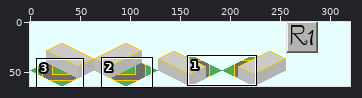
Sprite sheet: source/png/Simple_Station_Road-1.png. Above, an overview of the earlier version with the close-up marked.
Close-up. Before:
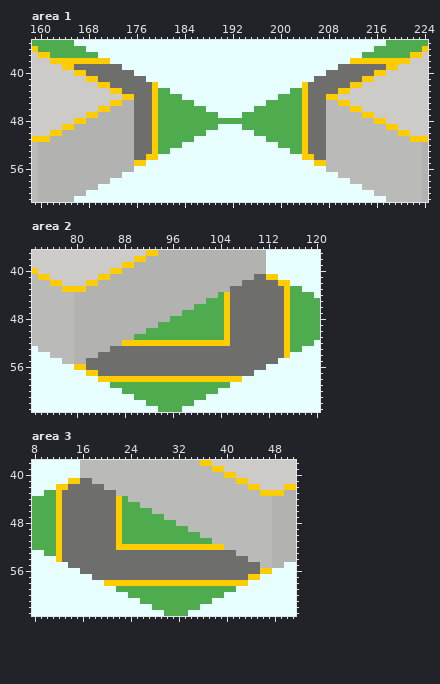
The file is 320x64 pixels. Colours within 5 levels of each other are drawn and written as one. Shown: area 1: x 159..224, y 35..61; area 2: x 73..120, y 37..63; area 3: x 8..51, y 38..63.
New version:
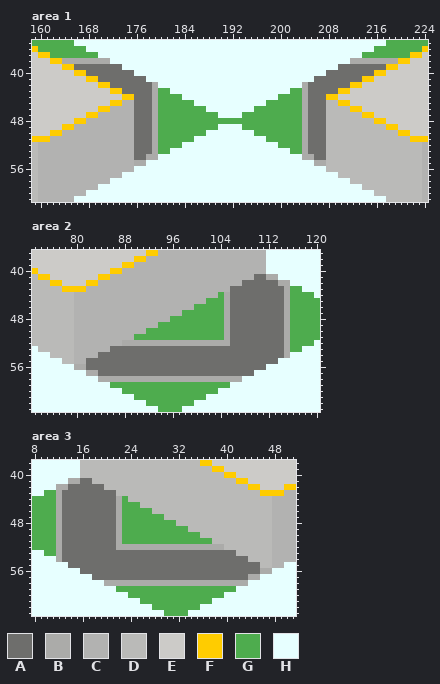
Palette (. is transparent): A #6e6e6c  B #ababa9  C #b2b2b1  D #babab8  E #cccbc8  F #ffcc00  G #4eac4e  H #e7ffff
Edits made:
Area 1:
The author changed colour F to colour B in row 38 at x 164 to 171 and 212 to 219; in rows 42 to 53 at x 179 and 204; in row 54 at x 178 to 179 and 204 to 205; in row 55 at x 176 to 177 and 206 to 207.
Area 2:
The author changed colour F to colour B in row 41 at x 112 to 113; in row 42 at x 114 to 115; in row 43 at x 115; in rows 44 to 51 at x 105 and 115; in row 52 at x 88 to 105 and 115; in rows 53 to 54 at x 115.
The author changed colour F to colour B in row 56 at x 80 to 81; in row 57 at x 82 to 83; in row 58 at x 84 to 107.
Area 3:
The author changed colour F to colour B in row 41 at x 14 to 15; in row 42 at x 12 to 13; in row 43 at x 12; in rows 44 to 51 at x 12 and 22; in row 52 at x 12 and 22 to 39; in rows 53 to 54 at x 12.
The author changed colour F to colour B in row 56 at x 46 to 47; in row 57 at x 44 to 45; in row 58 at x 20 to 43.
